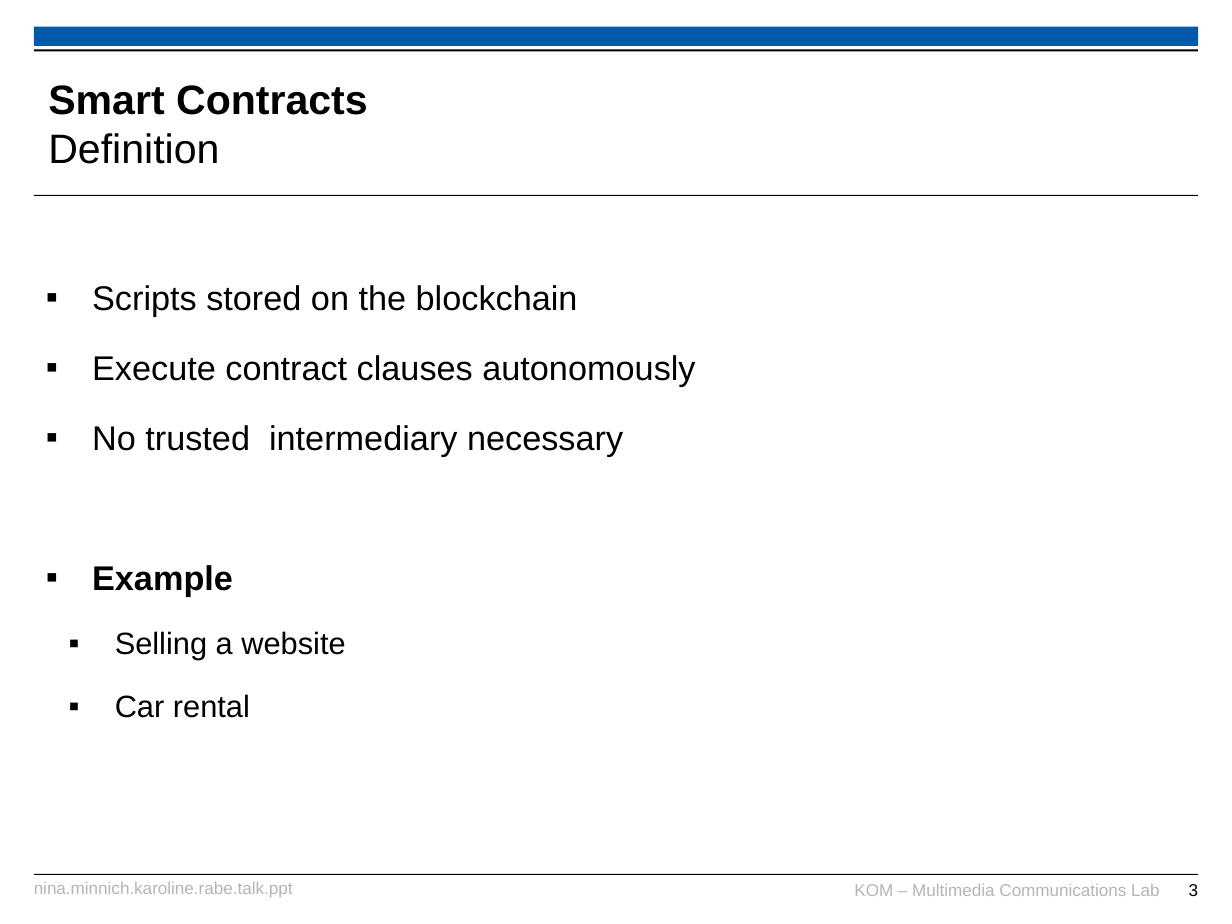
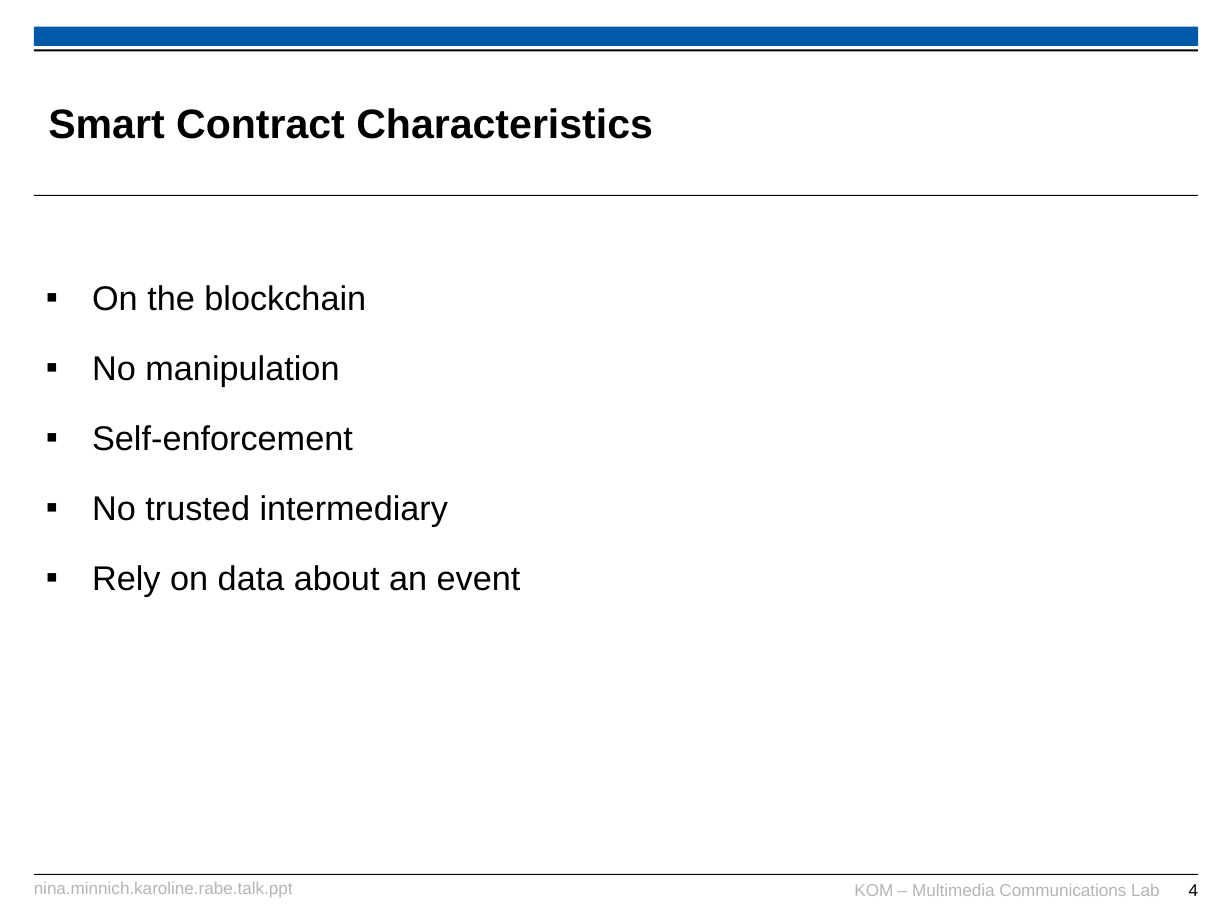
Before and after one commit to karopp/AFTIR, a slide deck: slide 4 of Nina.Minnich.Karoline.Rabe.talk.ppt (slide 3 before the commit). Drawn at 1232x924 pixels with LibreOffice and Linux fonts; fonts in the diff are those of the drawing; background and template pictures are left out. Boxes give left, top, right and bottom in pixels: in the first picture for what was removed or moved away, otherwise in the second. Text is boxed around its words. In the diff, an @@ line names an element or a change of style, - is before the commit and + after.

Commit message:
Motivation, Characteristics, Discussion

```diff
--- a/Nina.Minnich.Karoline.Rabe.talk.ppt
+++ b/Nina.Minnich.Karoline.Rabe.talk.ppt
@@ title at (x1=48, y1=108, x2=653, y2=139): text changed @@
-Smart Contracts
-Definition
+Smart Contract Characteristics
@@ text at (x1=92, y1=285, x2=521, y2=597): text changed @@
-▪ Scripts stored on the blockchain
-▪ Execute contract clauses autonomously
-▪ No trusted intermediary necessary
-▪ Example
-  ▪ Selling a website
-  ▪ Car rental
+▪ On the blockchain
+▪ No manipulation
+▪ Self-enforcement
+▪ No trusted intermediary
+▪ Rely on data about an event
@@ page number at (x1=1189, y1=884, x2=1199, y2=896): text changed @@
-3
+4
```
Also in this commit, not shown: 3 other slides changed, 2 slides added.
